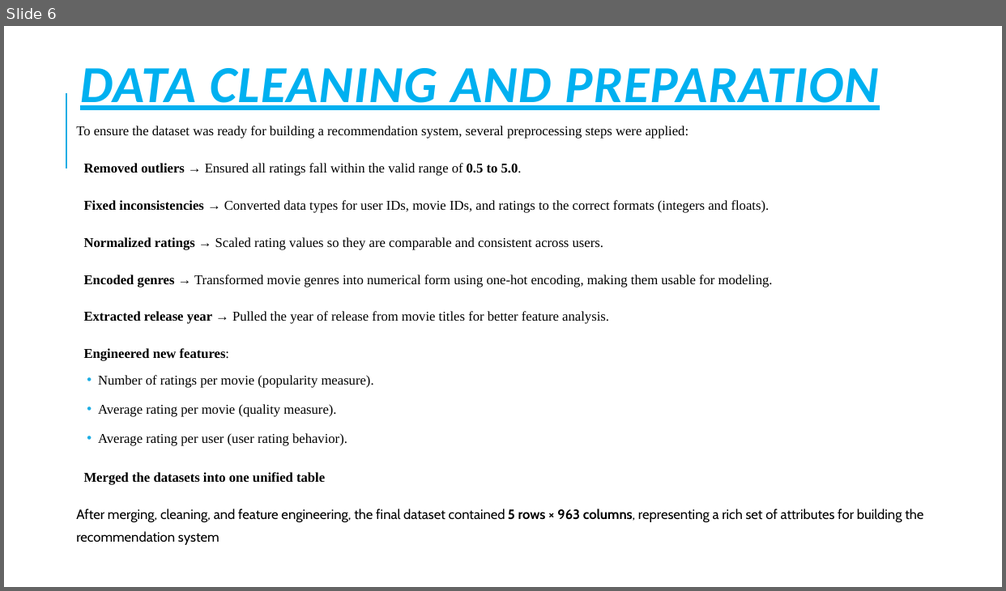
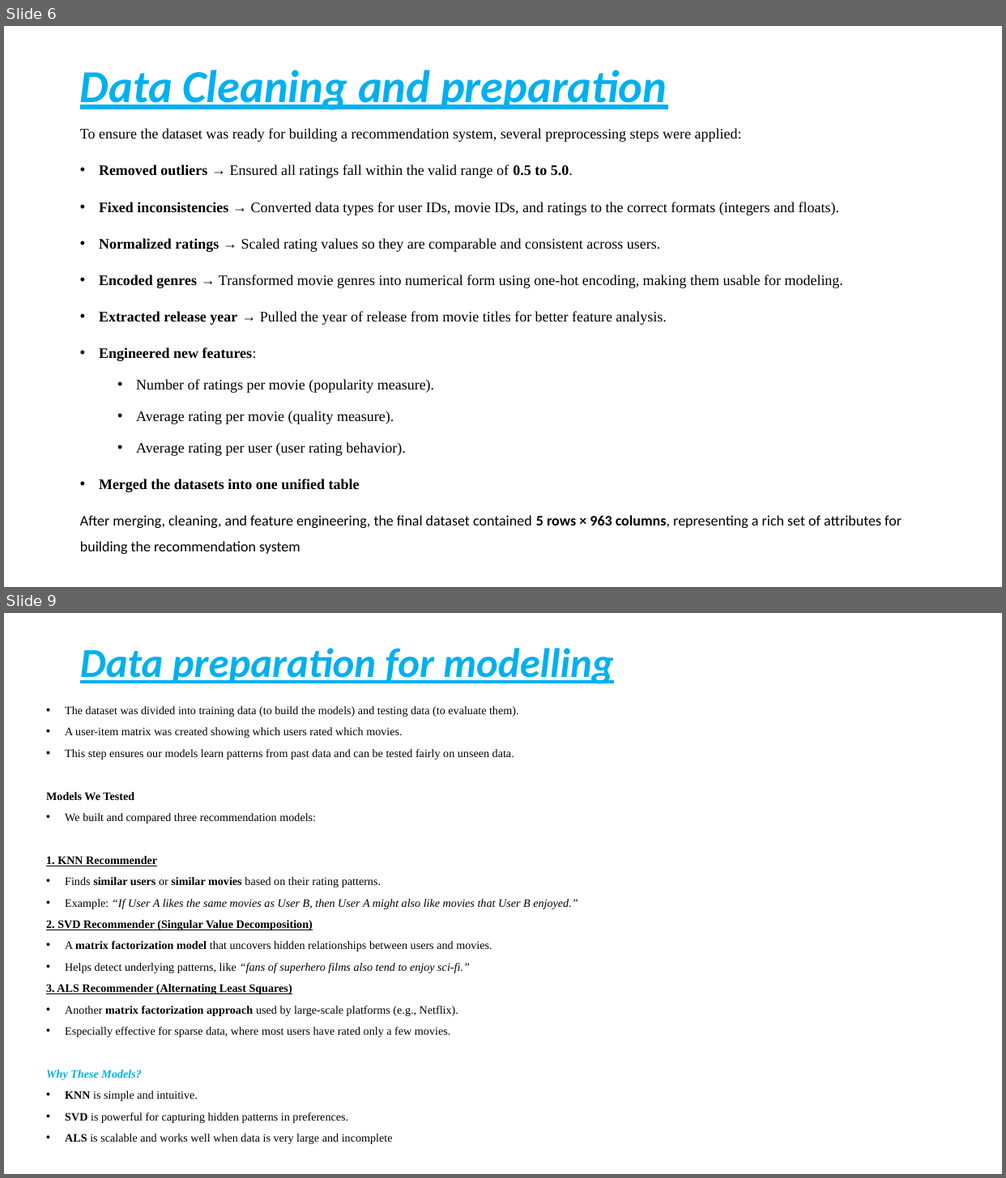
Before and after one commit to H-Rumenya/Group_2_P4_Project, a slide deck: Non-Technical Presentation.pptx. Shown one above the other, each under a label of ours: slide 6 before the commit, slides 6 and 9 after it; the slides between them are not shown. The pictures are 1006x591 and 1006x1178 pixels, drawn with LibreOffice and Linux fonts; fonts in the diff are those of the drawing. Boxes give left, top, right and bottom in pixels: in the first picture for what was removed or moved away, otherwise in the second. Text is boxed around its words. In the diff, an @@ line names an element or a change of style, - is before the commit and + after.

```diff
--- a/Non-Technical Presentation.pptx
+++ b/Non-Technical Presentation.pptx
@@ slide 9 added at [4, 613, 1002, 1174], background #FFFFFF @@
@@ title added at [80, 648, 613, 684], 39.6 pt, text #00B0F0, bold, italic, underline @@
+Data preparation for modelling
@@ text added at [46, 706, 577, 1144], 11 pt, text #000000 @@
+▪ The dataset was divided into training data (to build the models) and testing data (to evaluate them).
+▪ A user-item matrix was created showing which users rated which movies.
+▪ This step ensures our models learn patterns from past data and can be tested fairly on unseen data.
+Models We Tested
+• We built and compared three recommendation models:
+1. KNN Recommender
+• Finds similar users or similar movies based on their rating patterns.
+• Example: “If User A likes the same movies as User B, then User A might also like movies that User B enjoyed.”
+2. SVD Recommender (Singular Value Decomposition)
+• A matrix factorization model that uncovers hidden relationships between users and movies.
+• Helps detect underlying patterns, like “fans of superhero films also tend to enjoy sci-fi.”
+3. ALS Recommender (Alternating Least Squares)
+• Another matrix factorization approach used by large-scale platforms (e.g., Netflix).
+• Especially effective for sparse data, where most users have rated only a few movies.
+Why These Models?
+• KNN is simple and intuitive.
+• SVD is powerful for capturing hidden patterns in preferences.
+• ALS is scalable and works well when data is very large and incomplete
@@ slide 6 changed as well @@
@@ title at [80, 70, 667, 110]: text changed; size 50 to 44 pt @@
-DATA CLEANING AND PREPARATION
+Data Cleaning and preparation
@@ line removed from (66, 169) to (66, 93) @@
@@ text "To ensure the dataset was ..." at [80, 128, 901, 554]: size 12.9 to 14 pt; font Cabin to Calibri in "After merging, cleaning, and feature engineering, the ..."; line spacing 1.4 to 1.5; less space between paragraphs; bullet   to •; indent changed @@
```
Also in this commit, not shown: 6 other slides changed, 3 other slides added, 1 slide removed.
